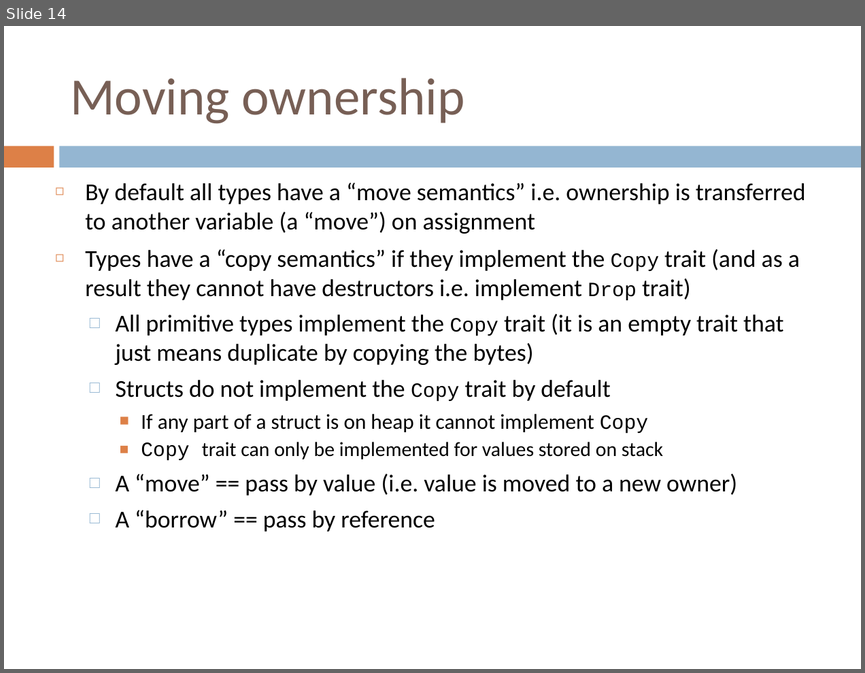
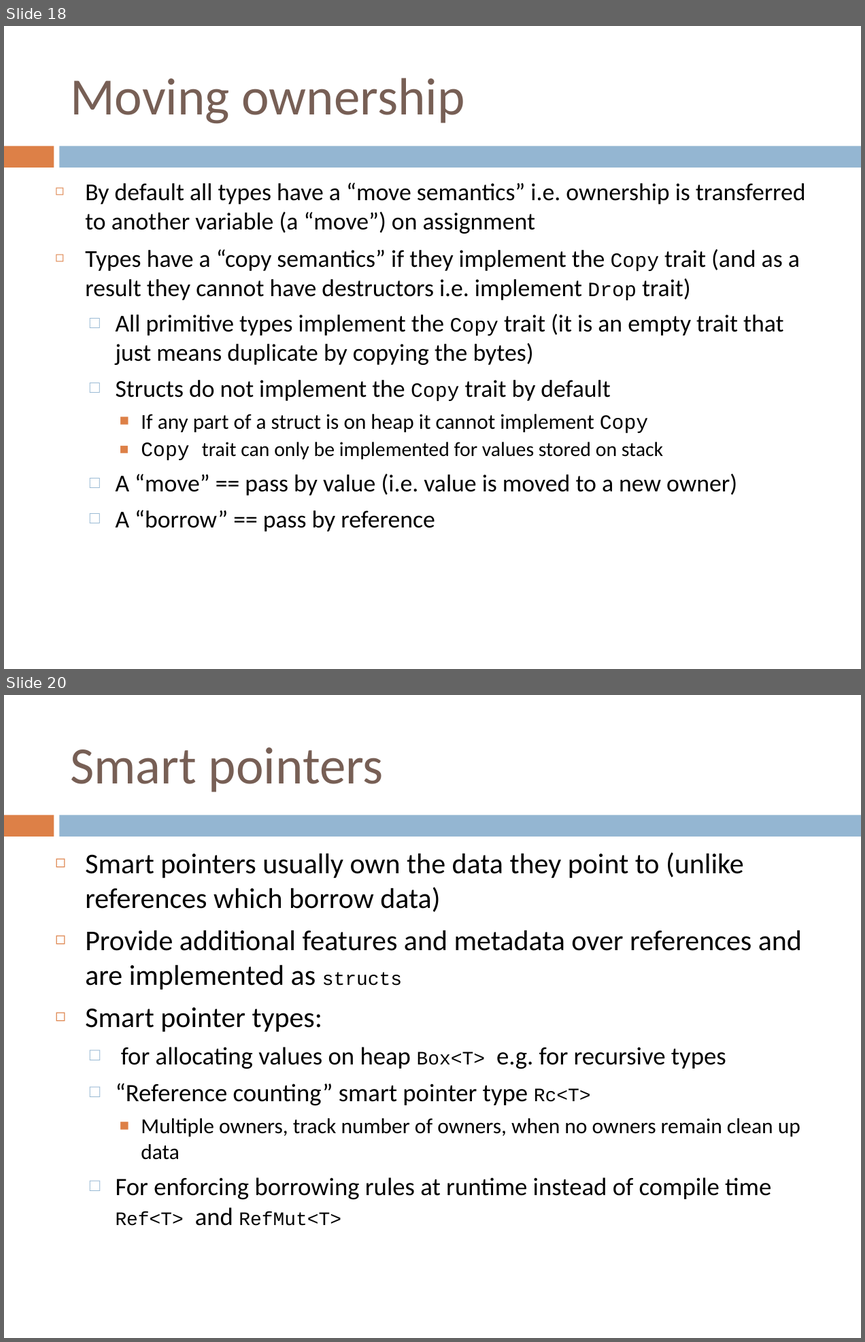
Before and after one commit to gclynch/rust, a slide deck: Rust session.ppt. Shown one above the other, each under a label of ours: slide 14 before the commit, slides 18 and 20 after it; the slides between them are not shown. The pictures are 865x673 and 865x1342 pixels, drawn with LibreOffice and Linux fonts; fonts in the diff are those of the drawing. Boxes give left, top, right and bottom in pixels: in the first picture for what was removed or moved away, otherwise in the second. Text is boxed around its words. In the diff, an @@ line names an element or a change of style, - is before the commit and + after.

```diff
--- a/Rust session.ppt
+++ b/Rust session.ppt
@@ slide 20 added at (4, 695, 861, 1338), background #FFFFFF; not listed: 2 template elements that a slide beside it also shows @@
@@ title added at (70, 747, 383, 792), 44 pt, text #775F55 @@
+Smart pointers
@@ text added at (85, 852, 802, 1225), 24 pt, text #000000 @@
+◻ Smart pointers usually own the data they point to (unlike references which borrow data)
+◻ Provide additional features and metadata over references and are implemented as structs
+◻ Smart pointer types:
+  □ for allocating values on heap Box<T> e.g. for recursive types
+  □ “Reference counting” smart pointer type Rc<T>
+    ■ Multiple owners, track number of owners, when no owners remain clean up data
+  □ For enforcing borrowing rules at runtime instead of compile time Ref<T> and RefMut<T>
@@ what was slide 14 is now slide 18 @@
```
Also in this commit, not shown: 11 slides changed, 5 other slides added, 1 slide removed.
